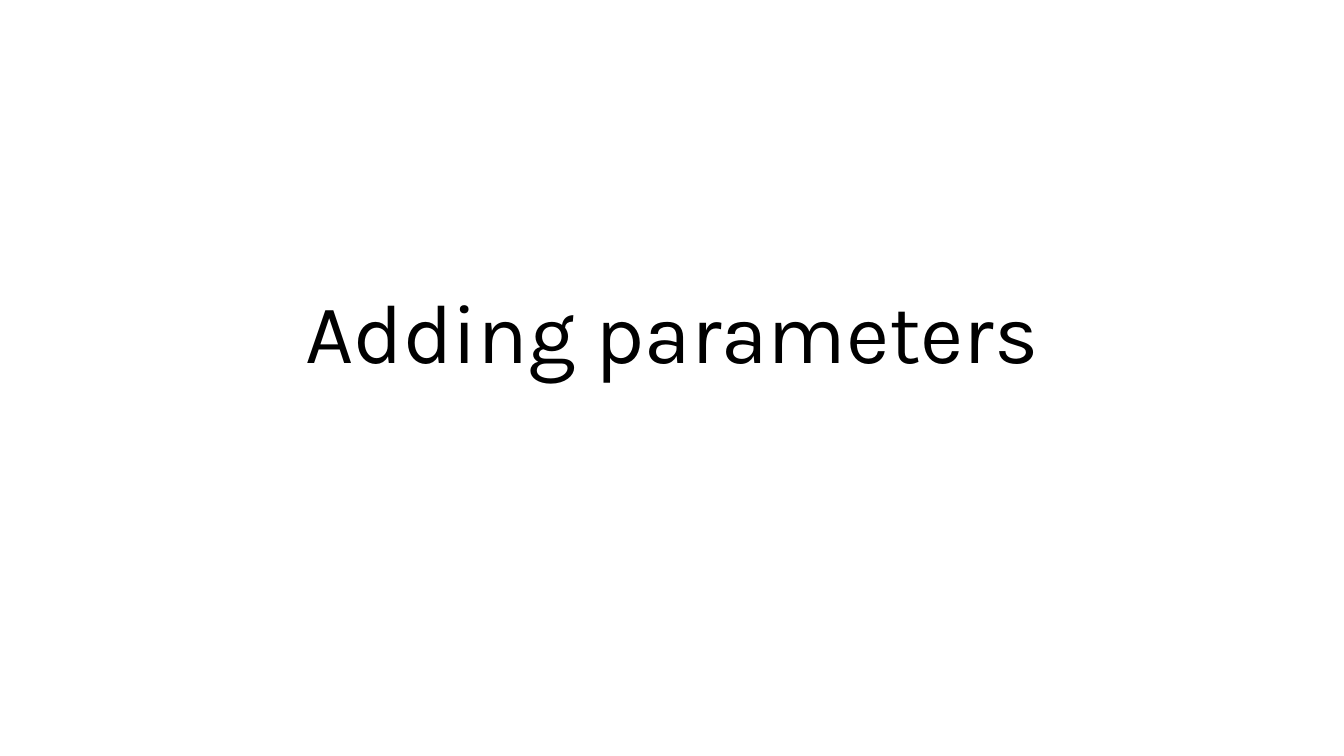
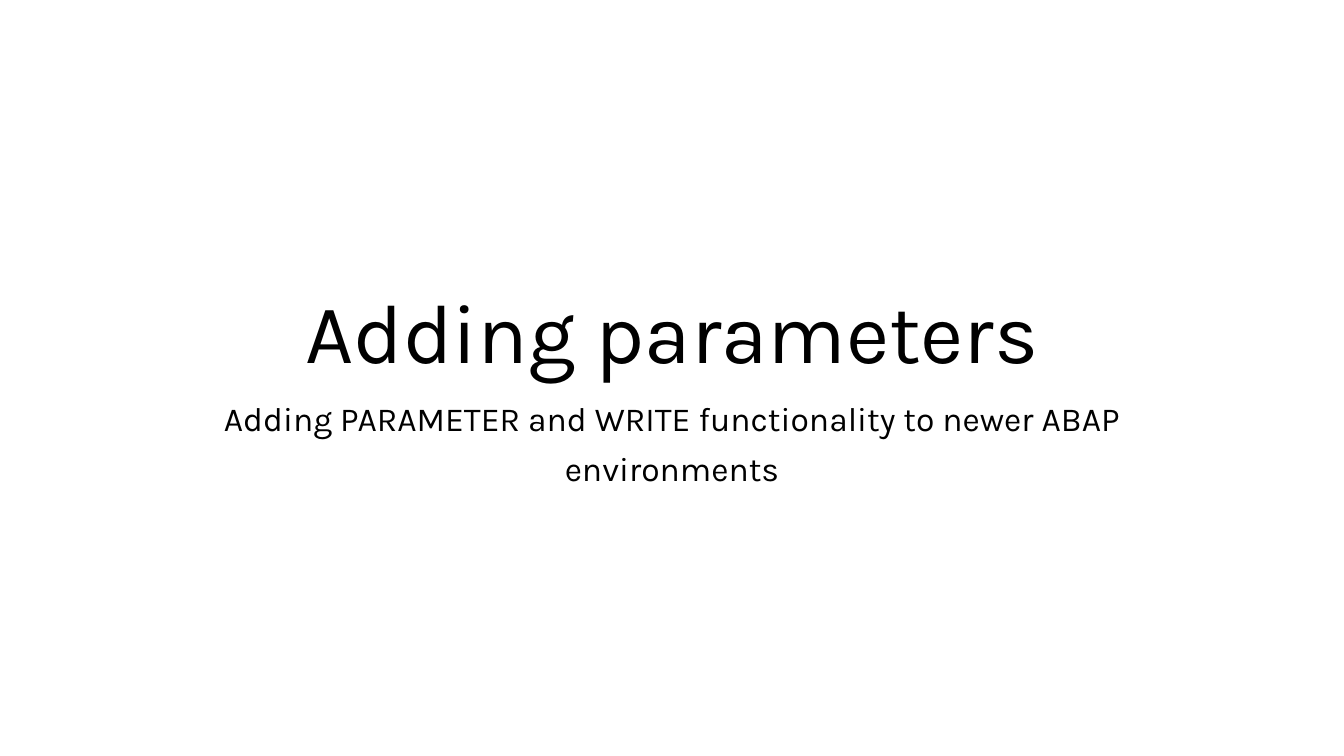
Before and after one commit to michaelnicholls/ZPARAMS, a slide deck: slide 1 of parameter handling.pptx. Drawn at 1344x756 pixels with LibreOffice and Linux fonts; fonts in the diff are those of the drawing. Boxes give left, top, right and bottom in pixels: in the first picture for what was removed or moved away, otherwise in the second. Text is boxed around its words. In the diff, an @@ line names an element or a change of style, - is before the commit and + after.

Commit message:
Background and instructions

```diff
--- a/parameter handling.pptx
+++ b/parameter handling.pptx
@@ subtitle added at (224, 408, 1120, 482), 24 pt, text #000000 @@
+Adding PARAMETER and WRITE functionality to newer ABAP
+environments
```
